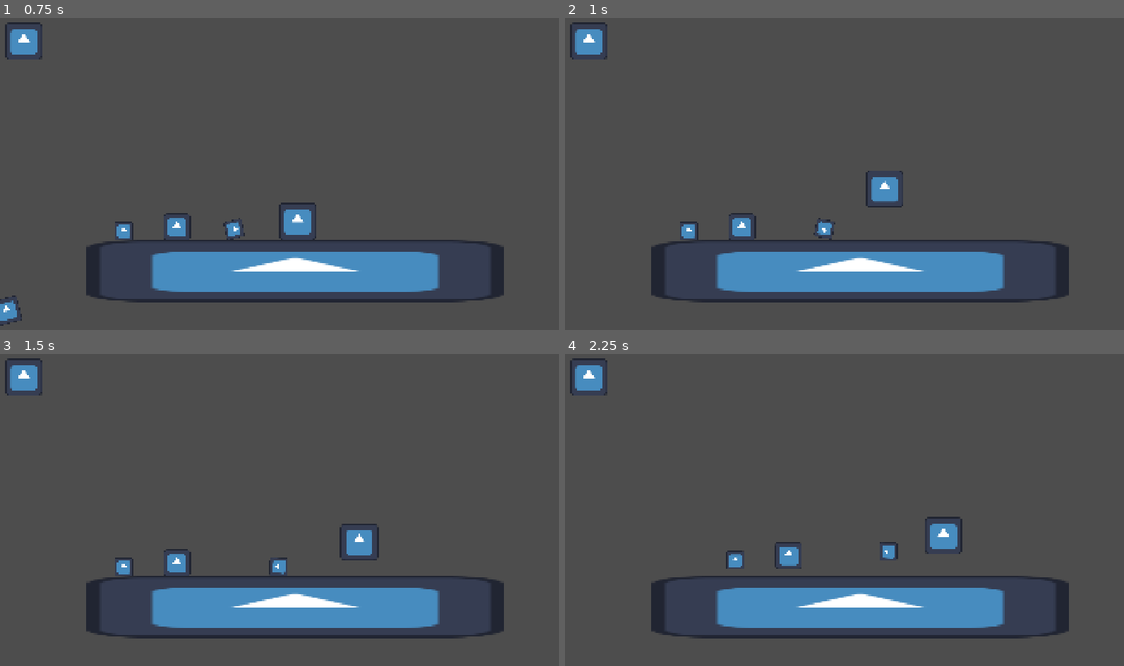
Above: before the commit, frames 1-4 (two rows, left to right).
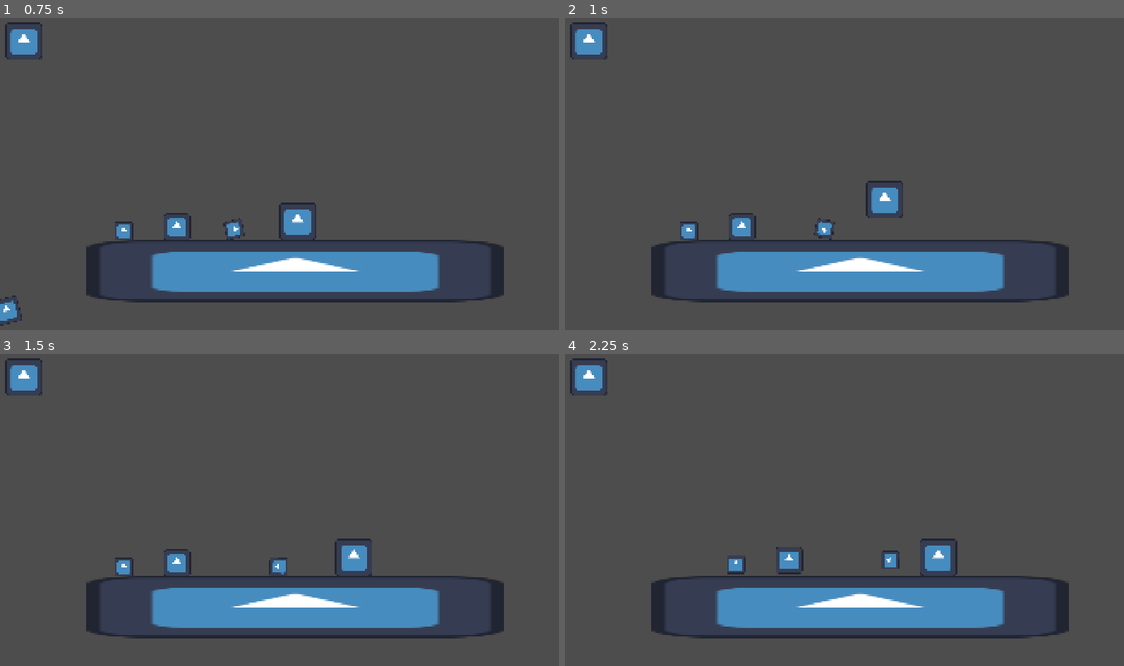
Above: after the commit, the same moments.

Repository: Goodman599/UWGameDevClubFall2026Jam
Game: Godot game, scene res://main.tscn
Same seed, same stepped clock (60 frames per second), same inputs: the game is played once before the commit and once after it. The engine's default icon, where the game draws it, is replaced by a stand-in: a white triangle on a blue panel in a dark square.
Inputs:
- Up to frame 1 (0.75 s): hold D (right) from 0.53 s (still down); tap J (create_platform) at 0.6 s
- Up to frame 2 (1 s): keep holding D (right); tap Space (jump) at 0.77 s
- Up to frame 3 (1.5 s): keep holding D (right); tap K (create_bomb) at 1.35 s
- Up to frame 4 (2.25 s): tap Space (jump) at 1.52 s; tap J (create_platform) at 1.55, 2.1 s; release D (right) at 2.03 s; hold A (left) from 2.03 s (still down)

Frame 1 is identical in both runs. In frame 2, 0.5% of the frame differs, in the area x 53-61%, y 48-65%; in frame 3, 0.7%; in frame 4, 1.4%, in the area x 28-72%, y 52-72%.

Commit message:
Added tilemap base and platform costs scrap

Diff:
--- /dev/null
+++ b/level_files/level_tile_map.tscn
@@ -0,0 +1,347 @@
+[gd_scene format=3 uid="uid://bw5407lwac1pg"]
+
+[ext_resource type="Texture2D" uid="uid://cf2quija2xg7x" path="res://level_files/Auto Tile.png" id="1_kp0la"]
+
+[sub_resource type="TileSetAtlasSource" id="TileSetAtlasSource_jfvqq"]
+texture = ExtResource("1_kp0la")
+texture_region_size = Vector2i(64, 64)
+0:0/0 = 0
+0:0/0/terrain_set = 0
+0:0/0/terrain = 0
+0:0/0/terrains_peering_bit/right_side = 0
+0:0/0/terrains_peering_bit/bottom_right_corner = 0
+0:0/0/terrains_peering_bit/bottom_side = 0
+1:0/0 = 0
+1:0/0/terrain_set = 0
+1:0/0/terrain = 0
+1:0/0/terrains_peering_bit/right_side = 0
+1:0/0/terrains_peering_bit/bottom_right_corner = 0
+1:0/0/terrains_peering_bit/bottom_side = 0
+1:0/0/terrains_peering_bit/bottom_left_corner = 0
+1:0/0/terrains_peering_bit/left_side = 0
+2:0/0 = 0
+2:0/0/terrain_set = 0
+2:0/0/terrain = 0
+2:0/0/terrains_peering_bit/bottom_side = 0
+2:0/0/terrains_peering_bit/bottom_left_corner = 0
+2:0/0/terrains_peering_bit/left_side = 0
+3:0/0 = 0
+3:0/0/terrain_set = 0
+3:0/0/terrain = 0
+3:0/0/terrains_peering_bit/bottom_side = 0
+4:0/0 = 0
+4:0/0/terrain_set = 0
+4:0/0/terrain = 0
+4:0/0/terrains_peering_bit/right_side = 0
+4:0/0/terrains_peering_bit/bottom_side = 0
+4:0/0/terrains_peering_bit/bottom_left_corner = 0
+4:0/0/terrains_peering_bit/left_side = 0
+4:0/0/terrains_peering_bit/top_left_corner = 0
+4:0/0/terrains_peering_bit/top_side = 0
+4:0/0/terrains_peering_bit/top_right_corner = 0
+5:0/0 = 0
+5:0/0/terrain_set = 0
+5:0/0/terrain = 0
+5:0/0/terrains_peering_bit/right_side = 0
+5:0/0/terrains_peering_bit/bottom_right_corner = 0
+5:0/0/terrains_peering_bit/bottom_side = 0
+5:0/0/terrains_peering_bit/left_side = 0
+5:0/0/terrains_peering_bit/top_left_corner = 0
+5:0/0/terrains_peering_bit/top_side = 0
+5:0/0/terrains_peering_bit/top_right_corner = 0
+6:0/0 = 0
+6:0/0/terrain_set = 0
+6:0/0/terrain = 0
+6:0/0/terrains_peering_bit/right_side = 0
+6:0/0/terrains_peering_bit/bottom_right_corner = 0
+6:0/0/terrains_peering_bit/bottom_side = 0
+6:0/0/terrains_peering_bit/bottom_left_corner = 0
+6:0/0/terrains_peering_bit/left_side = 0
+6:0/0/terrains_peering_bit/top_side = 0
+0:1/0 = 0
+0:1/0/terrain_set = 0
+0:1/0/terrain = 0
+0:1/0/terrains_peering_bit/right_side = 0
+0:1/0/terrains_peering_bit/bottom_right_corner = 0
+0:1/0/terrains_peering_bit/bottom_side = 0
+0:1/0/terrains_peering_bit/top_side = 0
+0:1/0/terrains_peering_bit/top_right_corner = 0
+1:1/0 = 0
+1:1/0/terrain_set = 0
+1:1/0/terrain = 0
+1:1/0/terrains_peering_bit/right_side = 0
+1:1/0/terrains_peering_bit/bottom_right_corner = 0
+1:1/0/terrains_peering_bit/bottom_side = 0
+1:1/0/terrains_peering_bit/bottom_left_corner = 0
+1:1/0/terrains_peering_bit/left_side = 0
+1:1/0/terrains_peering_bit/top_left_corner = 0
+1:1/0/terrains_peering_bit/top_side = 0
+1:1/0/terrains_peering_bit/top_right_corner = 0
+2:1/0 = 0
+2:1/0/terrain_set = 0
+2:1/0/terrain = 0
+2:1/0/terrains_peering_bit/bottom_side = 0
+2:1/0/terrains_peering_bit/bottom_left_corner = 0
+2:1/0/terrains_peering_bit/left_side = 0
+2:1/0/terrains_peering_bit/top_left_corner = 0
+2:1/0/terrains_peering_bit/top_side = 0
+3:1/0 = 0
+3:1/0/terrain_set = 0
+3:1/0/terrain = 0
+3:1/0/terrains_peering_bit/bottom_side = 0
+3:1/0/terrains_peering_bit/top_side = 0
+4:1/0 = 0
+4:1/0/terrain_set = 0
+4:1/0/terrain = 0
+4:1/0/terrains_peering_bit/right_side = 0
+4:1/0/terrains_peering_bit/bottom_right_corner = 0
+4:1/0/terrains_peering_bit/bottom_side = 0
+4:1/0/terrains_peering_bit/bottom_left_corner = 0
+4:1/0/terrains_peering_bit/left_side = 0
+4:1/0/terrains_peering_bit/top_left_corner = 0
+4:1/0/terrains_peering_bit/top_side = 0
+5:1/0 = 0
+5:1/0/terrain_set = 0
+5:1/0/terrain = 0
+5:1/0/terrains_peering_bit/right_side = 0
+5:1/0/terrains_peering_bit/bottom_right_corner = 0
+5:1/0/terrains_peering_bit/bottom_side = 0
+5:1/0/terrains_peering_bit/bottom_left_corner = 0
+5:1/0/terrains_peering_bit/left_side = 0
+5:1/0/terrains_peering_bit/top_side = 0
+5:1/0/terrains_peering_bit/top_right_corner = 0
+6:1/0 = 0
+6:1/0/terrain_set = 0
+6:1/0/terrain = 0
+6:1/0/terrains_peering_bit/right_side = 0
+6:1/0/terrains_peering_bit/bottom_right_corner = 0
+6:1/0/terrains_peering_bit/bottom_side = 0
+6:1/0/terrains_peering_bit/left_side = 0
+6:1/0/terrains_peering_bit/top_side = 0
+6:1/0/terrains_peering_bit/top_right_corner = 0
+0:2/0 = 0
+0:2/0/terrain_set = 0
+0:2/0/terrain = 0
+0:2/0/terrains_peering_bit/right_side = 0
+0:2/0/terrains_peering_bit/top_side = 0
+0:2/0/terrains_peering_bit/top_right_corner = 0
+1:2/0 = 0
+1:2/0/terrain_set = 0
+1:2/0/terrain = 0
+1:2/0/terrains_peering_bit/right_side = 0
+1:2/0/terrains_peering_bit/left_side = 0
+1:2/0/terrains_peering_bit/top_left_corner = 0
+1:2/0/terrains_peering_bit/top_side = 0
+1:2/0/terrains_peering_bit/top_right_corner = 0
+2:2/0 = 0
+2:2/0/terrain_set = 0
+2:2/0/terrain = 0
+2:2/0/terrains_peering_bit/left_side = 0
+2:2/0/terrains_peering_bit/top_left_corner = 0
+2:2/0/terrains_peering_bit/top_side = 0
+3:2/0 = 0
+3:2/0/terrain_set = 0
+3:2/0/terrain = 0
+3:2/0/terrains_peering_bit/top_side = 0
+4:2/0 = 0
+4:2/0/terrain_set = 0
+4:2/0/terrain = 0
+4:2/0/terrains_peering_bit/right_side = 0
+4:2/0/terrains_peering_bit/bottom_side = 0
+4:2/0/terrains_peering_bit/bottom_left_corner = 0
+4:2/0/terrains_peering_bit/left_side = 0
+4:2/0/terrains_peering_bit/top_side = 0
+5:2/0 = 0
+5:2/0/terrain_set = 0
+5:2/0/terrain = 0
+5:2/0/terrains_peering_bit/right_side = 0
+5:2/0/terrains_peering_bit/bottom_side = 0
+5:2/0/terrains_peering_bit/left_side = 0
+5:2/0/terrains_peering_bit/top_side = 0
+5:2/0/terrains_peering_bit/top_right_corner = 0
+6:2/0 = 0
+6:2/0/terrain_set = 0
+6:2/0/terrain = 0
+6:2/0/terrains_peering_bit/right_side = 0
+6:2/0/terrains_peering_bit/bottom_side = 0
+6:2/0/terrains_peering_bit/bottom_left_corner = 0
+6:2/0/terrains_peering_bit/left_side = 0
+6:2/0/terrains_peering_bit/top_left_corner = 0
+6:2/0/terrains_peering_bit/top_side = 0
+0:3/0 = 0
+0:3/0/terrain_set = 0
+0:3/0/terrain = 0
+0:3/0/terrains_peering_bit/right_side = 0
+1:3/0 = 0
+1:3/0/terrain_set = 0
+1:3/0/terrain = 0
+1:3/0/terrains_peering_bit/right_side = 0
+1:3/0/terrains_peering_bit/left_side = 0
+2:3/0 = 0
+2:3/0/terrain_set = 0
+2:3/0/terrain = 0
+2:3/0/terrains_peering_bit/left_side = 0
+3:3/0 = 0
+3:3/0/terrain_set = 0
+3:3/0/terrain = 0
+4:3/0 = 0
+4:3/0/terrain_set = 0
+4:3/0/terrain = 0
+4:3/0/terrains_peering_bit/right_side = 0
+4:3/0/terrains_peering_bit/bottom_side = 0
+4:3/0/terrains_peering_bit/left_side = 0
+4:3/0/terrains_peering_bit/top_left_corner = 0
+4:3/0/terrains_peering_bit/top_side = 0
+5:3/0 = 0
+5:3/0/terrain_set = 0
+5:3/0/terrain = 0
+5:3/0/terrains_peering_bit/right_side = 0
+5:3/0/terrains_peering_bit/bottom_right_corner = 0
+5:3/0/terrains_peering_bit/bottom_side = 0
+5:3/0/terrains_peering_bit/left_side = 0
+5:3/0/terrains_peering_bit/top_side = 0
+6:3/0 = 0
+6:3/0/terrain_set = 0
+6:3/0/terrain = 0
+6:3/0/terrains_peering_bit/right_side = 0
+6:3/0/terrains_peering_bit/bottom_side = 0
+6:3/0/terrains_peering_bit/left_side = 0
+6:3/0/terrains_peering_bit/top_left_corner = 0
+6:3/0/terrains_peering_bit/top_side = 0
+6:3/0/terrains_peering_bit/top_right_corner = 0
+0:4/0 = 0
+0:4/0/terrain_set = 0
+0:4/0/terrain = 0
+0:4/0/terrains_peering_bit/right_side = 0
+0:4/0/terrains_peering_bit/bottom_side = 0
+0:4/0/terrains_peering_bit/top_side = 0
+0:4/0/terrains_peering_bit/top_right_corner = 0
+1:4/0 = 0
+1:4/0/terrain_set = 0
+1:4/0/terrain = 0
+1:4/0/terrains_peering_bit/bottom_side = 0
+1:4/0/terrains_peering_bit/left_side = 0
+1:4/0/terrains_peering_bit/top_left_corner = 0
+1:4/0/terrains_peering_bit/top_side = 0
+2:4/0 = 0
+2:4/0/terrain_set = 0
+2:4/0/terrain = 0
+2:4/0/terrains_peering_bit/right_side = 0
+2:4/0/terrains_peering_bit/bottom_side = 0
+2:4/0/terrains_peering_bit/bottom_left_corner = 0
+2:4/0/terrains_peering_bit/left_side = 0
+3:4/0 = 0
+3:4/0/terrain_set = 0
+3:4/0/terrain = 0
+3:4/0/terrains_peering_bit/right_side = 0
+3:4/0/terrains_peering_bit/bottom_right_corner = 0
+3:4/0/terrains_peering_bit/bottom_side = 0
+3:4/0/terrains_peering_bit/left_side = 0
+4:4/0 = 0
+4:4/0/terrain_set = 0
+4:4/0/terrain = 0
+4:4/0/terrains_peering_bit/right_side = 0
+4:4/0/terrains_peering_bit/bottom_side = 0
+5:4/0 = 0
+5:4/0/terrain_set = 0
+5:4/0/terrain = 0
+5:4/0/terrains_peering_bit/right_side = 0
+5:4/0/terrains_peering_bit/bottom_side = 0
+5:4/0/terrains_peering_bit/left_side = 0
+6:4/0 = 0
+6:4/0/terrain_set = 0
+6:4/0/terrain = 0
+6:4/0/terrains_peering_bit/bottom_side = 0
+6:4/0/terrains_peering_bit/left_side = 0
+0:5/0 = 0
+0:5/0/terrain_set = 0
+0:5/0/terrain = 0
+0:5/0/terrains_peering_bit/right_side = 0
+0:5/0/terrains_peering_bit/bottom_right_corner = 0
+0:5/0/terrains_peering_bit/bottom_side = 0
+0:5/0/terrains_peering_bit/top_side = 0
+1:5/0 = 0
+1:5/0/terrain_set = 0
+1:5/0/terrain = 0
+1:5/0/terrains_peering_bit/bottom_side = 0
+1:5/0/terrains_peering_bit/bottom_left_corner = 0
+1:5/0/terrains_peering_bit/left_side = 0
+1:5/0/terrains_peering_bit/top_side = 0
+2:5/0 = 0
+2:5/0/terrain_set = 0
+2:5/0/terrain = 0
+2:5/0/terrains_peering_bit/right_side = 0
+2:5/0/terrains_peering_bit/left_side = 0
+2:5/0/terrains_peering_bit/top_left_corner = 0
+2:5/0/terrains_peering_bit/top_side = 0
+3:5/0 = 0
+3:5/0/terrain_set = 0
+3:5/0/terrain = 0
+3:5/0/terrains_peering_bit/right_side = 0
+3:5/0/terrains_peering_bit/left_side = 0
+3:5/0/terrains_peering_bit/top_side = 0
+3:5/0/terrains_peering_bit/top_right_corner = 0
+4:5/0 = 0
+4:5/0/terrain_set = 0
+4:5/0/terrain = 0
+4:5/0/terrains_peering_bit/right_side = 0
+4:5/0/terrains_peering_bit/bottom_side = 0
+4:5/0/terrains_peering_bit/top_side = 0
+5:5/0 = 0
+5:5/0/terrain_set = 0
+5:5/0/terrain = 0
+5:5/0/terrains_peering_bit/right_side = 0
+5:5/0/terrains_peering_bit/bottom_side = 0
+5:5/0/terrains_peering_bit/left_side = 0
+5:5/0/terrains_peering_bit/top_side = 0
+6:5/0 = 0
+6:5/0/terrain_set = 0
+6:5/0/terrain = 0
+6:5/0/terrains_peering_bit/bottom_side = 0
+6:5/0/terrains_peering_bit/left_side = 0
+6:5/0/terrains_peering_bit/top_side = 0
+2:6/0 = 0
+2:6/0/terrain_set = 0
+2:6/0/terrain = 0
+2:6/0/terrains_peering_bit/right_side = 0
+2:6/0/terrains_peering_bit/bottom_right_corner = 0
+2:6/0/terrains_peering_bit/bottom_side = 0
+2:6/0/terrains_peering_bit/left_side = 0
+2:6/0/terrains_peering_bit/top_left_corner = 0
+2:6/0/terrains_peering_bit/top_side = 0
+3:6/0 = 0
+3:6/0/terrain_set = 0
+3:6/0/terrain = 0
+3:6/0/terrains_peering_bit/right_side = 0
+3:6/0/terrains_peering_bit/bottom_side = 0
+3:6/0/terrains_peering_bit/bottom_left_corner = 0
+3:6/0/terrains_peering_bit/left_side = 0
+3:6/0/terrains_peering_bit/top_side = 0
+3:6/0/terrains_peering_bit/top_right_corner = 0
+4:6/0 = 0
+4:6/0/terrain_set = 0
+4:6/0/terrain = 0
+4:6/0/terrains_peering_bit/right_side = 0
+4:6/0/terrains_peering_bit/top_side = 0
+5:6/0 = 0
+5:6/0/terrain_set = 0
+5:6/0/terrain = 0
+5:6/0/terrains_peering_bit/right_side = 0
+5:6/0/terrains_peering_bit/left_side = 0
+5:6/0/terrains_peering_bit/top_side = 0
+6:6/0 = 0
+6:6/0/terrain_set = 0
+6:6/0/terrain = 0
+6:6/0/terrains_peering_bit/left_side = 0
+6:6/0/terrains_peering_bit/top_side = 0
+
+[sub_resource type="TileSet" id="TileSet_jreem"]
+tile_size = Vector2i(64, 64)
+terrain_set_0/mode = 0
+terrain_set_0/terrain_0/name = "Ground 0"
+terrain_set_0/terrain_0/color = Color(0.5, 0.34375, 0.25, 1)
+sources/1 = SubResource("TileSetAtlasSource_jfvqq")
+
+[node name="LevelTileMap" type="TileMap" unique_id=1227630218]
+tile_set = SubResource("TileSet_jreem")
+format = 2
--- a/player_files/player.gd
+++ b/player_files/player.gd
@@ -2,13 +2,13 @@
 extends CharacterBody2D
 
 const SPEED := 300.0
-const JUMP_VELOCITY := -650.0
+const JUMP_VELOCITY := -450.0
 const TERMINAL_VELOCITY := 1000.0
 const ACCELERATED_TERMINAL_VELOCITY := 1500.0 # Used when holding downwards
-const AIR_DRAG := 10.0 # Used when falling faster than terminal velocity
-
-const MAX_JUMP_HOLD_DURATION = 0.5 # In seconds
-const JUMP_HOLD_BOOST := -1000.0
+const AIR_DRAG := 1000.0 # Used when falling faster than terminal velocity
+
+const MAX_JUMP_HOLD_DURATION = 0.3 # In seconds
+const JUMP_HOLD_BOOST := -1500.0
 var can_jump_hold := true
 
 const COYOTE_WINDOW := 0.15 # In seconds
@@ -109,7 +109,7 @@
 			velocity.y = terminal_velocity
 
 	else: # If falling faster than terminal velocity, slow down
-		velocity.y = move_toward(velocity.y, terminal_velocity, AIR_DRAG)
+		velocity.y = move_toward(velocity.y, terminal_velocity, AIR_DRAG * delta)
 
 func attempt_jump() -> void:
 	var can_jump := false
@@ -221,12 +221,14 @@
 	if platform_aim_direction.x == 0: # No X offset aka directly above/below
 		if platform_hologram_H.valid_hologram:
 			platform_hologram_H.set_hologram(false)
+			GameManager.remove_scrap_resource(Platform.SCRAP_COST)
 		else:
 			platform_hologram_H.queue_free()
 		platform_hologram_V.queue_free()
 	else:
 		if platform_hologram_V.valid_hologram:
 			platform_hologram_V.set_hologram(false)
+			GameManager.remove_scrap_resource(Platform.SCRAP_COST)
 		else:
 			platform_hologram_V.queue_free()
 		platform_hologram_H.queue_free()
@@ -236,7 +238,7 @@
 	platform_hologram_V = null
 	platform_aim_direction = Vector2i(0, 0)
 
-	GameManager.remove_scrap_resource(Platform.SCRAP_COST)
+
 
 func create_bomb():
 	# Place a bomb based on recorded direction while aiming
Not shown, added: level_files/Auto Tile.png.import
Not shown, changed: .gitignore
